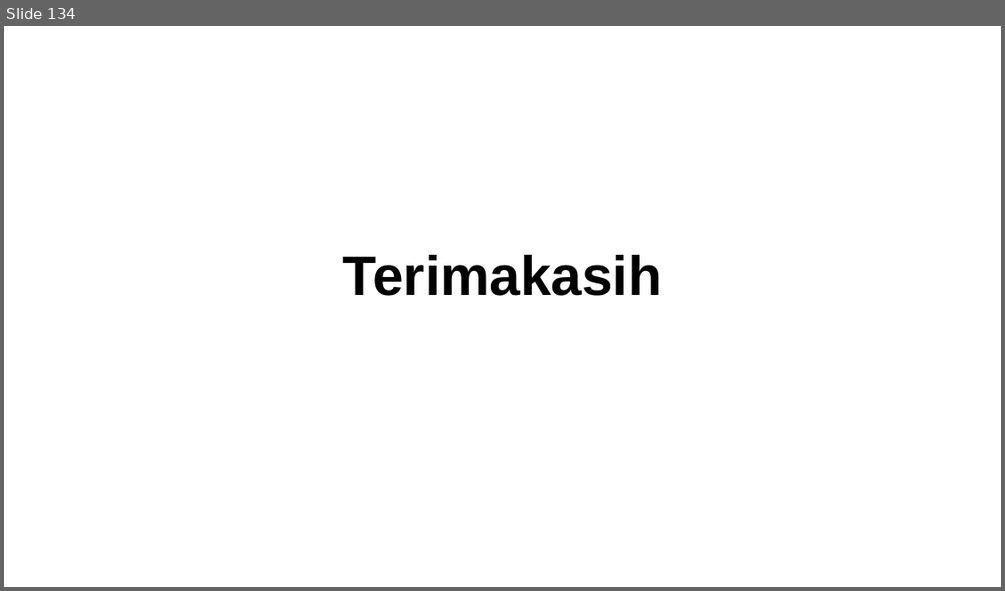
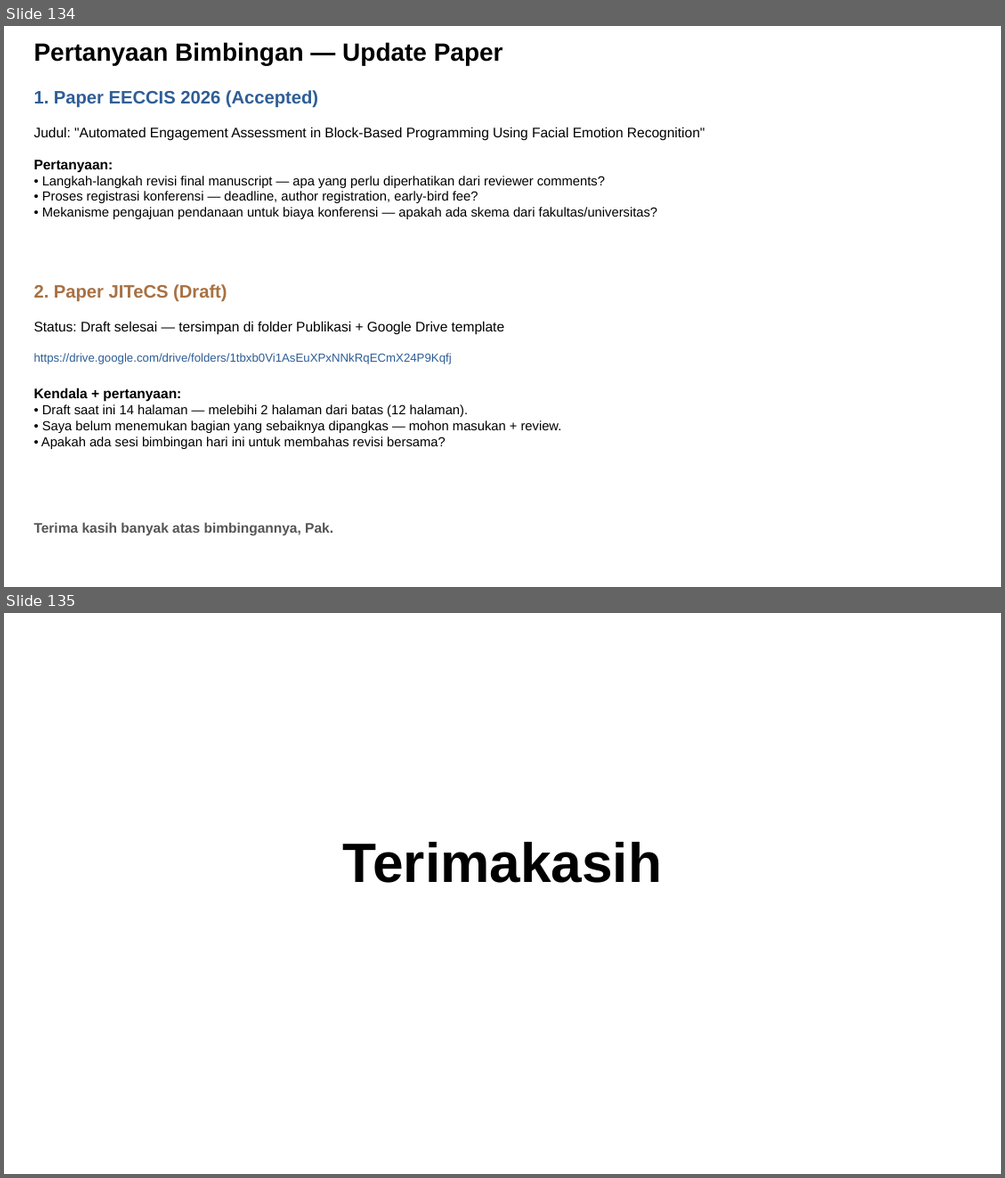
Before and after one commit to taufikhdyt01/MultimodalEmoLearn-CNN-LSTM, a slide deck: docs/PPT Bimbingan.pptx. Shown one above the other, each under a label of ours: slide 134 before the commit, slides 134 and 135 after it. The pictures are 1005x591 and 1005x1178 pixels, drawn with LibreOffice and Linux fonts; fonts in the diff are those of the drawing. Boxes give left, top, right and bottom in pixels: in the first picture for what was removed or moved away, otherwise in the second. Text is boxed around its words. In the diff, an @@ line names an element or a change of style, - is before the commit and + after.

```diff
--- a/docs/PPT Bimbingan.pptx
+++ b/docs/PPT Bimbingan.pptx
@@ slide 134 added at box(4, 26, 1001, 587), background #FFFFFF @@
@@ text added at box(34, 42, 503, 65), 18 pt, text #000000, bold @@
+Pertanyaan Bimbingan — Update Paper
@@ text added at box(34, 90, 318, 108), 13 pt, text #2E5E96, bold @@
+1. Paper EECCIS 2026 (Accepted)
@@ text added at box(34, 127, 704, 140), 10 pt, text #000000 @@
+Judul: "Automated Engagement Assessment in Block-Based Programming Using Facial Emotion Recognition"
@@ text added at box(34, 160, 657, 219), 9.5 pt, text #000000 @@
+Pertanyaan:
+• Langkah-langkah revisi final manuscript — apa yang perlu diperhatikan dari reviewer comments?
+• Proses registrasi konferensi — deadline, author registration, early-bird fee?
+• Mekanisme pengajuan pendanaan untuk biaya konferensi — apakah ada skema dari fakultas/universitas?
@@ text added at box(34, 284, 227, 301), 13 pt, text #A87143, bold @@
+2. Paper JITeCS (Draft)
@@ text added at box(34, 321, 504, 335), 10 pt, text #000000 @@
+Status: Draft selesai — tersimpan di folder Publikasi + Google Drive template
@@ text added at box(34, 353, 452, 364), 8.5 pt, text #2E5E96 @@
+https://drive.google.com/drive/folders/1tbxb0Vi1AsEuXPxNNkRqECmX24P9Kqfj
@@ text added at box(34, 387, 562, 449), 9.5 pt, text #000000 @@
+Kendala + pertanyaan:
+• Draft saat ini 14 halaman — melebihi 2 halaman dari batas (12 halaman).
+• Saya belum menemukan bagian yang sebaiknya dipangkas — mohon masukan + review.
+• Apakah ada sesi bimbingan hari ini untuk membahas revisi bersama?
@@ text added at box(34, 522, 333, 536), 10 pt, text #555555, bold @@
+Terima kasih banyak atas bimbingannya, Pak.
@@ what was slide 134 is now slide 135 @@
```
Also in this commit, not shown: 1 slide changed, 1 other file.
